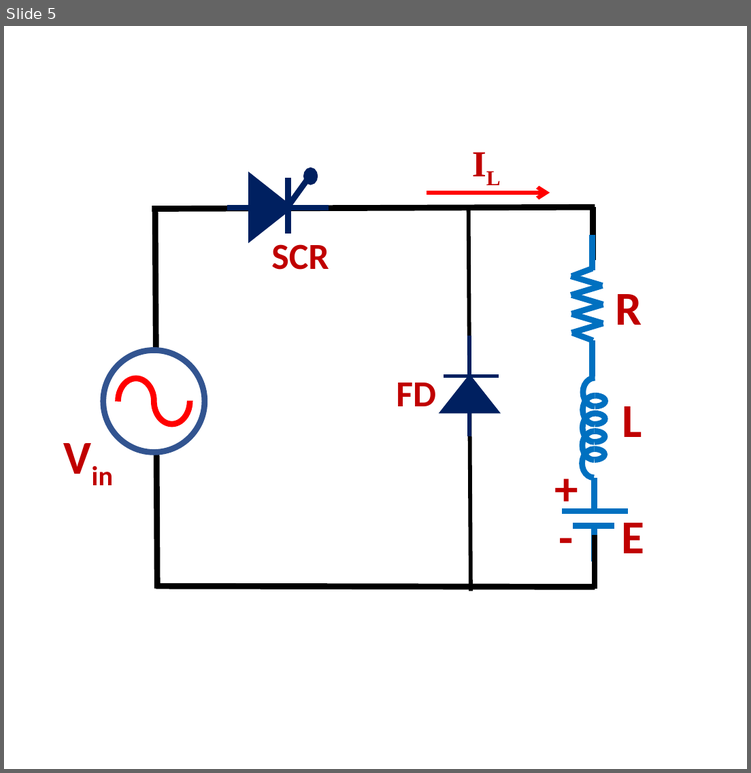
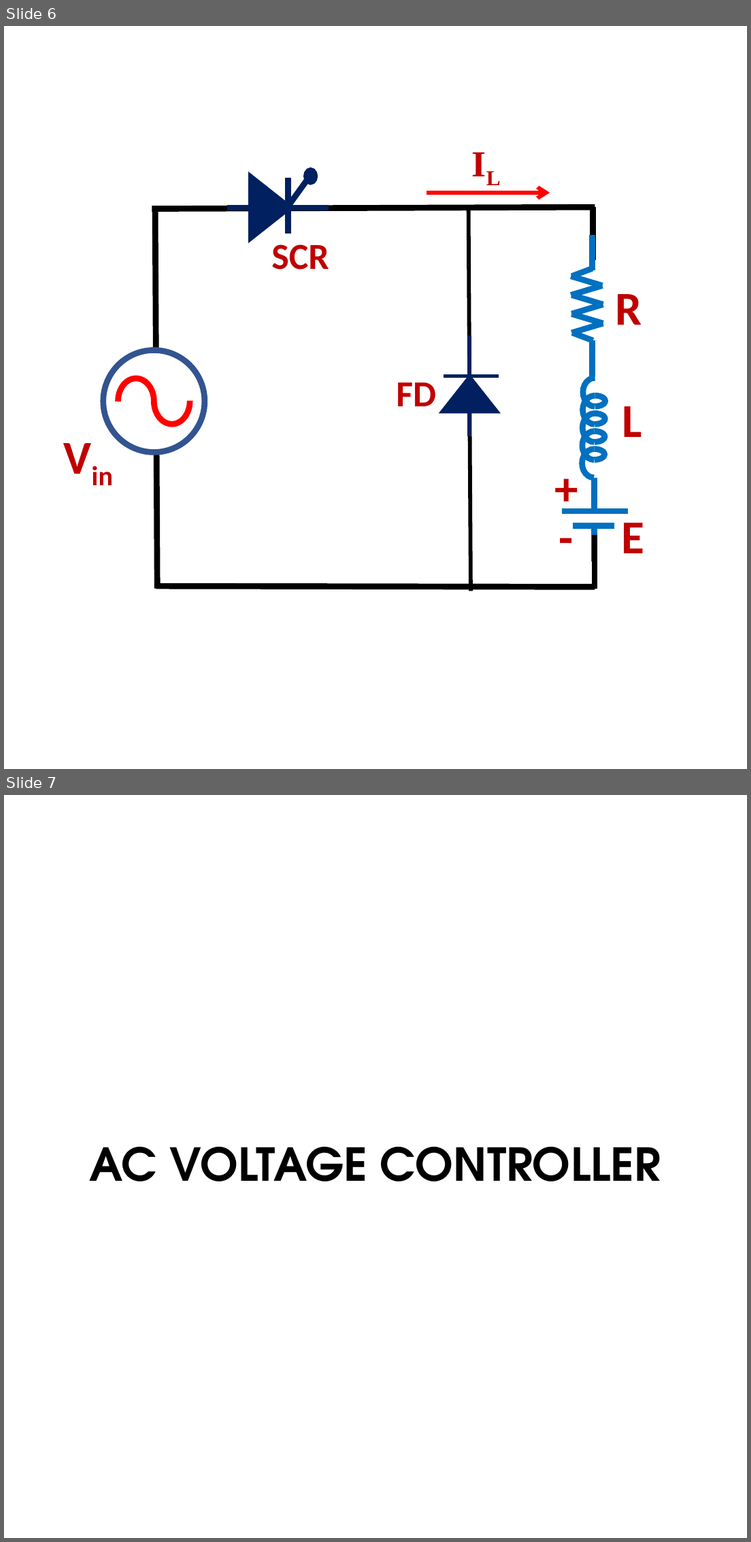
Before and after one commit to suriyamu1/PowerElectronicsLab, a slide deck: Assets/Powerpoints/Quiz images.pptx. Shown one above the other, each under a label of ours: slide 5 before the commit, slides 6 and 7 after it. The pictures are 751x773 and 751x1542 pixels, drawn with LibreOffice and Linux fonts; fonts in the diff are those of the drawing. Boxes give left, top, right and bottom in pixels: in the first picture for what was removed or moved away, otherwise in the second. Text is boxed around its words. In the diff, an @@ line names an element or a change of style, - is before the commit and + after.

```diff
--- a/Assets/Powerpoints/Quiz images.pptx
+++ b/Assets/Powerpoints/Quiz images.pptx
@@ slide 7 added at (x1=4, y1=795, x2=747, y2=1538), background #FFFFFF @@
@@ title added at (x1=90, y1=1147, x2=660, y2=1181), 34.6 pt, text #000000, bold @@
+AC VOLTAGE CONTROLLER
@@ what was slide 5 is now slide 6 @@
```
Also in this commit, not shown: 5 other slides added, 16 other files.
